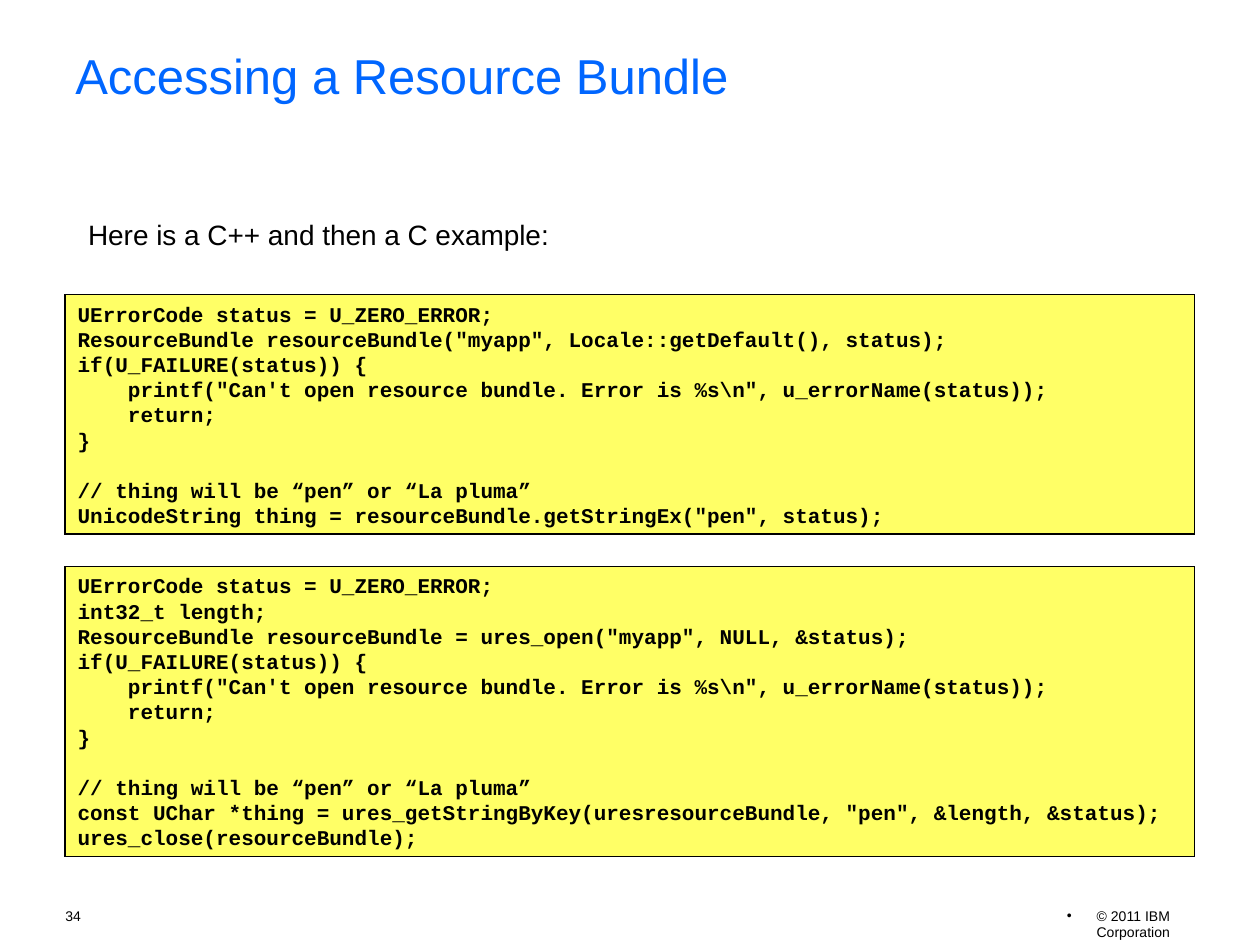
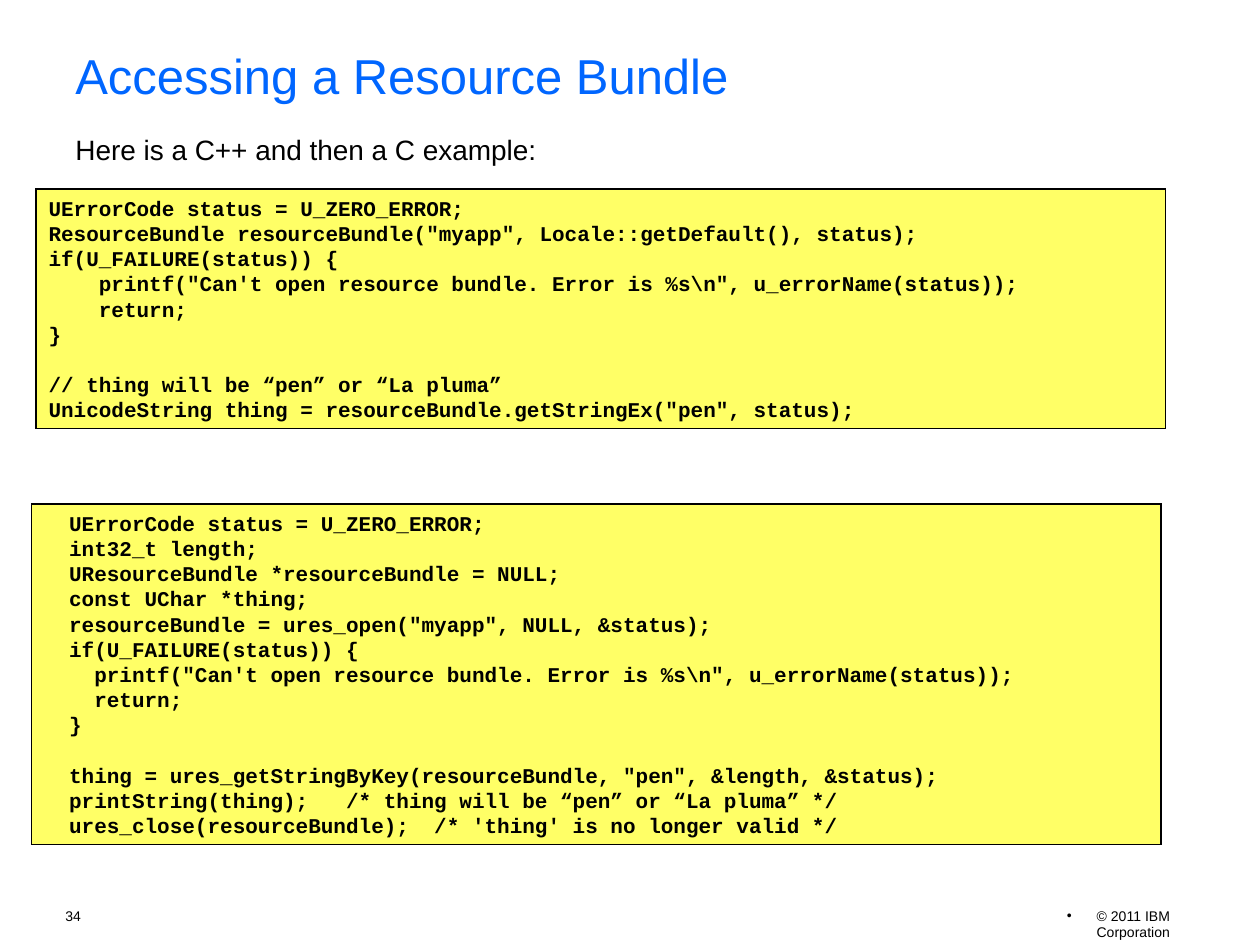
Before and after one commit to unicode-org/icu-docs, a slide deck: slide 34 of docs/pres/icu_workshop.odp. Drawn at 1260x945 pixels with LibreOffice and Linux fonts; fonts in the diff are those of the drawing; background and template pictures are left out. Boxes give left, top, right and bottom in pixels: in the first picture for what was removed or moved away, otherwise in the second. Text is boxed around its words. In the diff, an @@ line names an element or a change of style, - is before the commit and + after.

```diff
--- a/docs/pres/icu_workshop.odp
+++ b/docs/pres/icu_workshop.odp
@@ text "Here is a C++ and ...": place and size @@
-text "Here is a C++ and ..." at (88, 224, 548, 250)
+text "Here is a C++ and ..." at (75, 139, 536, 165)
@@ rectangle "UErrorCode status = U_ZERO_ERROR; ResourceBundle ...": place and size @@
-rectangle "UErrorCode status = U_ZERO_ERROR; ResourceBundle ..." at (66, 295, 1194, 534)
+rectangle "UErrorCode status = U_ZERO_ERROR; ResourceBundle ..." at (37, 189, 1166, 428)
@@ rectangle "UErrorCode status = U_ZERO_ERROR;": place and size @@
-rectangle "UErrorCode status = U_ZERO_ERROR;" at (66, 567, 1194, 857)
+rectangle "UErrorCode status = U_ZERO_ERROR;" at (32, 504, 1160, 844)
@@ text in rectangle at (69, 516, 1013, 838): text changed @@
-UErrorCode status = U_ZERO_ERROR;
-int32_t length;
-ResourceBundle resourceBundle = ures_open("myapp", NULL, &status);
-if(U_FAILURE(status)) {
-printf("Can't open resource bundle. Error is %s\n", u_errorName(status));
-return;
-}
-// thing will be “pen” or “La pluma”
-const UChar *thing = ures_getStringByKey(uresresourceBundle, "pen", &length, &status);
-ures_close(resourceBundle);
+UErrorCode status = U_ZERO_ERROR;
+int32_t length;
+UResourceBundle *resourceBundle = NULL;
+const UChar *thing;
+resourceBundle = ures_open("myapp", NULL, &status);
+if(U_FAILURE(status)) {
+printf("Can't open resource bundle. Error is %s\n", u_errorName(status));
+return;
+}
+thing = ures_getStringByKey(resourceBundle, "pen", &length, &status);
+printString(thing); /* thing will be “pen” or “La pluma” */
+ures_close(resourceBundle); /* 'thing' is no longer valid */
```
Also in this commit, not shown: 1 other file.
